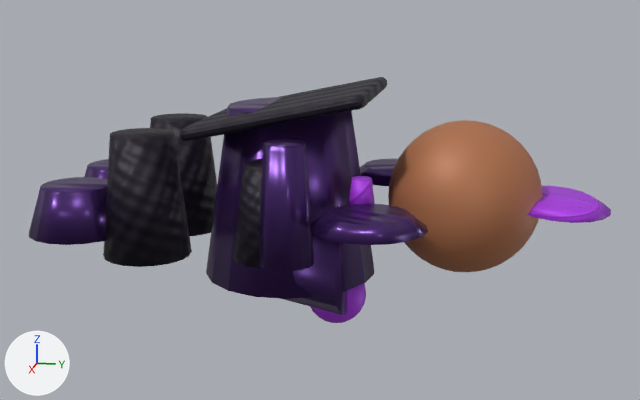
One commit to the Blender file Assets/Art/Original/OriginalArt_Source.blend: the scene before it, then after it.
Camera for both pictures: a 50 mm camera at (3.93, 0.97, 0.93) aimed at (-0.01, 0.18, -0.05). The lights are fixed; the arrows at lower left show +X, +Y and +Z. The picture after the commit comes second. Objects named as collision shapes, trigger or cutter boxes, shadow casters or lower levels of detail are left out.

In view in the first picture: 'Original_Umbra_Femenino_LOD0', 'Starter Weapon LOD0'.
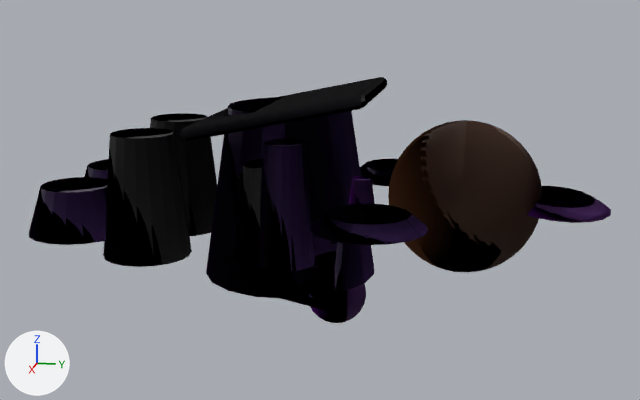
Where the change shows, as pixel boxes (x1, y1, x2, y2) in the pictures (640 x 400 px):
'Original_Umbra_Femenino_LOD0', surface changed (darker): (29, 77, 611, 323) in both
'Starter Weapon LOD0', surface changed (darker): (258, 139, 375, 271) in both

The change, as a diff of the scene's bpy script:
```diff
--- a/Assets/Art/Original/OriginalArt_Source.blend.py
+++ b/Assets/Art/Original/OriginalArt_Source.blend.py
@@ mat_original_umbra_metal @@
 n2 = _N.new('ShaderNodeTexImage'); n2.name = 'Image Texture'
-n2.image = img_originalart_albedoatlas
+n2.image = img_originalart_umbra_albedoatlas_2k
 n2.extension = 'CLIP'
 n3 = _N.new('ShaderNodeMapping'); n3.name = 'Mapping'
-n3.inputs[1].default_value = (0.5, 0.0625, 0.0)  # 'Location'
-n3.inputs[3].default_value = (0.0625, 0.0625, 1.0)  # 'Scale'
+n3.inputs[3].default_value = (0.125, 0.125, 1.0)  # 'Scale'
 n4 = _N.new('ShaderNodeTexCoord'); n4.name = 'Texture Coordinate'
 n5 = _N.new('ShaderNodeTexImage'); n5.name = 'Image Texture.001'
-n5.image = img_originalart_normalatlas
+n5.image = img_originalart_umbra_normalatlas_2k
 n5.extension = 'CLIP'
 n6 = _N.new('ShaderNodeMapping'); n6.name = 'Mapping.001'
-n6.inputs[1].default_value = (0.5, 0.0625, 0.0)  # 'Location'
-n6.inputs[3].default_value = (0.0625, 0.0625, 1.0)  # 'Scale'
+n6.inputs[3].default_value = (0.125, 0.125, 1.0)  # 'Scale'
 n7 = _N.new('ShaderNodeNormalMap'); n7.name = 'Normal Map'
@@ mat_original_umbra_skin @@
 n2 = _N.new('ShaderNodeTexImage'); n2.name = 'Image Texture'
-n2.image = img_originalart_albedoatlas
+n2.image = img_originalart_umbra_albedoatlas_2k
 n2.extension = 'CLIP'
 n3 = _N.new('ShaderNodeMapping'); n3.name = 'Mapping'
-n3.inputs[1].default_value = (0.75, 0.0625, 0.0)  # 'Location'
-n3.inputs[3].default_value = (0.0625, 0.0625, 1.0)  # 'Scale'
+n3.inputs[1].default_value = (0.5, 0.0, 0.0)  # 'Location'
+n3.inputs[3].default_value = (0.125, 0.125, 1.0)  # 'Scale'
 n4 = _N.new('ShaderNodeTexCoord'); n4.name = 'Texture Coordinate'
 n5 = _N.new('ShaderNodeTexImage'); n5.name = 'Image Texture.001'
-n5.image = img_originalart_normalatlas
+n5.image = img_originalart_umbra_normalatlas_2k
 n5.extension = 'CLIP'
 n6 = _N.new('ShaderNodeMapping'); n6.name = 'Mapping.001'
-n6.inputs[1].default_value = (0.75, 0.0625, 0.0)  # 'Location'
-n6.inputs[3].default_value = (0.0625, 0.0625, 1.0)  # 'Scale'
+n6.inputs[1].default_value = (0.5, 0.0, 0.0)  # 'Location'
+n6.inputs[3].default_value = (0.125, 0.125, 1.0)  # 'Scale'
 n7 = _N.new('ShaderNodeNormalMap'); n7.name = 'Normal Map'
@@ mat_original_umbra_leather @@
 n2 = _N.new('ShaderNodeTexImage'); n2.name = 'Image Texture'
-n2.image = img_originalart_albedoatlas
+n2.image = img_originalart_umbra_albedoatlas_2k
 n2.extension = 'CLIP'
 n3 = _N.new('ShaderNodeMapping'); n3.name = 'Mapping'
-n3.inputs[1].default_value = (0.625, 0.0625, 0.0)  # 'Location'
-n3.inputs[3].default_value = (0.0625, 0.0625, 1.0)  # 'Scale'
+n3.inputs[1].default_value = (0.25, 0.0, 0.0)  # 'Location'
+n3.inputs[3].default_value = (0.125, 0.125, 1.0)  # 'Scale'
 n4 = _N.new('ShaderNodeTexCoord'); n4.name = 'Texture Coordinate'
 n5 = _N.new('ShaderNodeTexImage'); n5.name = 'Image Texture.001'
-n5.image = img_originalart_normalatlas
+n5.image = img_originalart_umbra_normalatlas_2k
 n5.extension = 'CLIP'
 n6 = _N.new('ShaderNodeMapping'); n6.name = 'Mapping.001'
-n6.inputs[1].default_value = (0.625, 0.0625, 0.0)  # 'Location'
-n6.inputs[3].default_value = (0.0625, 0.0625, 1.0)  # 'Scale'
+n6.inputs[1].default_value = (0.25, 0.0, 0.0)  # 'Location'
+n6.inputs[3].default_value = (0.125, 0.125, 1.0)  # 'Scale'
 n7 = _N.new('ShaderNodeNormalMap'); n7.name = 'Normal Map'
@@ mat_original_umbra_rune @@
 n2 = _N.new('ShaderNodeTexImage'); n2.name = 'Image Texture'
-n2.image = img_originalart_albedoatlas
+n2.image = img_originalart_umbra_albedoatlas_2k
 n2.extension = 'CLIP'
 n3 = _N.new('ShaderNodeMapping'); n3.name = 'Mapping'
-n3.inputs[1].default_value = (0.688, 0.0625, 0.0)  # 'Location'
-n3.inputs[3].default_value = (0.0625, 0.0625, 1.0)  # 'Scale'
+n3.inputs[1].default_value = (0.375, 0.0, 0.0)  # 'Location'
+n3.inputs[3].default_value = (0.125, 0.125, 1.0)  # 'Scale'
 n4 = _N.new('ShaderNodeTexCoord'); n4.name = 'Texture Coordinate'
 n5 = _N.new('ShaderNodeTexImage'); n5.name = 'Image Texture.001'
-n5.image = img_originalart_normalatlas
+n5.image = img_originalart_umbra_normalatlas_2k
 n5.extension = 'CLIP'
 n6 = _N.new('ShaderNodeMapping'); n6.name = 'Mapping.001'
-n6.inputs[1].default_value = (0.688, 0.0625, 0.0)  # 'Location'
-n6.inputs[3].default_value = (0.0625, 0.0625, 1.0)  # 'Scale'
+n6.inputs[1].default_value = (0.375, 0.0, 0.0)  # 'Location'
+n6.inputs[3].default_value = (0.125, 0.125, 1.0)  # 'Scale'
 n7 = _N.new('ShaderNodeNormalMap'); n7.name = 'Normal Map'
@@ mat_original_umbra_fabric @@
 n2 = _N.new('ShaderNodeTexImage'); n2.name = 'Image Texture'
-n2.image = img_originalart_albedoatlas
+n2.image = img_originalart_umbra_albedoatlas_2k
 n2.extension = 'CLIP'
 n3 = _N.new('ShaderNodeMapping'); n3.name = 'Mapping'
-n3.inputs[1].default_value = (0.562, 0.0625, 0.0)  # 'Location'
-n3.inputs[3].default_value = (0.0625, 0.0625, 1.0)  # 'Scale'
+n3.inputs[1].default_value = (0.125, 0.0, 0.0)  # 'Location'
+n3.inputs[3].default_value = (0.125, 0.125, 1.0)  # 'Scale'
 n4 = _N.new('ShaderNodeTexCoord'); n4.name = 'Texture Coordinate'
 n5 = _N.new('ShaderNodeTexImage'); n5.name = 'Image Texture.001'
-n5.image = img_originalart_normalatlas
+n5.image = img_originalart_umbra_normalatlas_2k
 n5.extension = 'CLIP'
 n6 = _N.new('ShaderNodeMapping'); n6.name = 'Mapping.001'
-n6.inputs[1].default_value = (0.562, 0.0625, 0.0)  # 'Location'
-n6.inputs[3].default_value = (0.0625, 0.0625, 1.0)  # 'Scale'
+n6.inputs[1].default_value = (0.125, 0.0, 0.0)  # 'Location'
+n6.inputs[3].default_value = (0.125, 0.125, 1.0)  # 'Scale'
 n7 = _N.new('ShaderNodeNormalMap'); n7.name = 'Normal Map'
```
